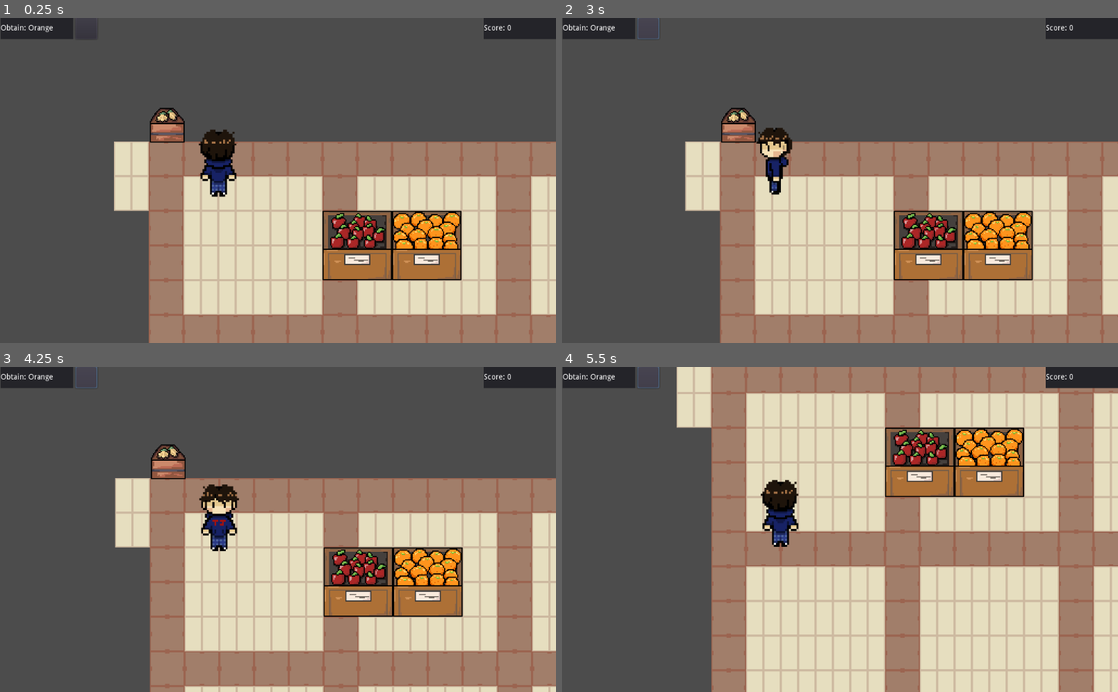
Above: before the commit, frames 1-4 (two rows, left to right).
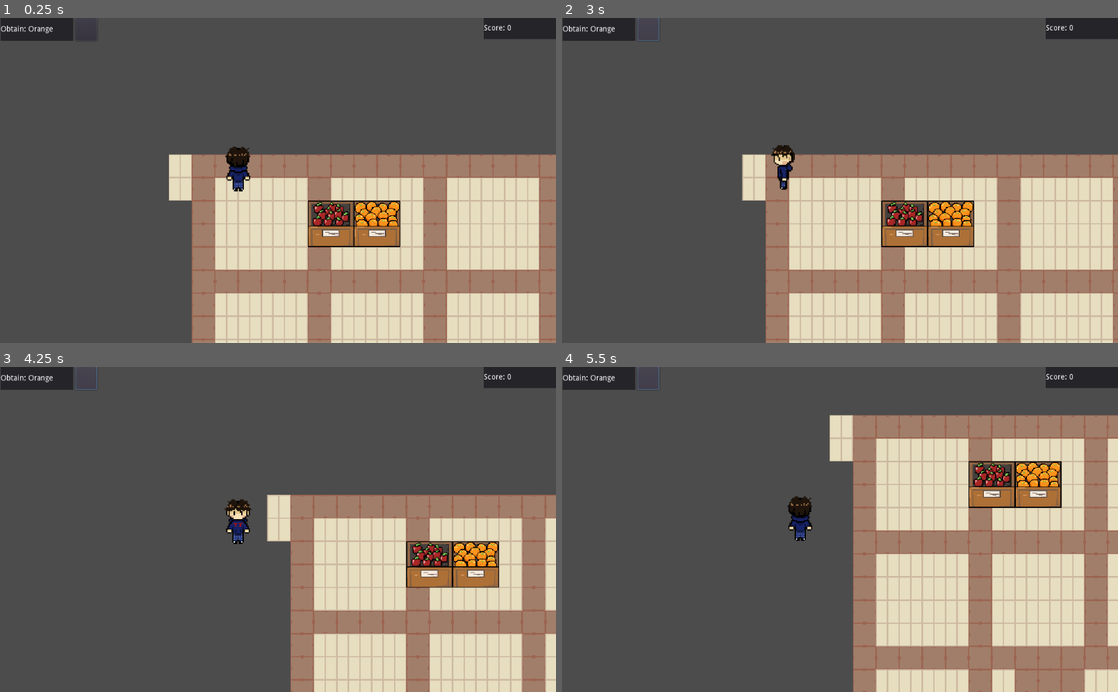
Above: after the commit, the same moments.

Repository: ygda-org/summer23
Game: Godot game, scene res://Areas/World.tscn
Same seed, same stepped clock (60 frames per second), same inputs: the game is played once before the commit and once after it.
Inputs (mouse positions are in pixels of both pictures, inside the frame that each line leads up to):
- Up to frame 1 (0.25 s): no input
- Up to frame 2 (3 s): click (650, 27) at 0.5 s; click (573, 27) at 1.25 s; click (650, 27) at 2 s; tap Enter at 2.75 s; hold A (a) from 2.78 s (still down)
- Up to frame 3 (4.25 s): tap D (d) at 3.05, 3.6 s; release A (a) at 3.53 s; tap S (s) at 3.8 s
- Up to frame 4 (5.5 s): hold S (s) 4.28-5.03 s; tap W (w) at 4.55, 5.1 s; tap E (e, bound only after the commit) at 5.3 s

The runs differ from the first frame. In frame 1, 34% of the frame differs, in the area x 0-100%, y 1-100%; in frame 2, 33%; in frame 3, 41%; in frame 4, 60%, in the area x 0-100%, y 0-100%.

Commit message:
labels and press e

Diff:
--- a/Areas/World.tscn
+++ b/Areas/World.tscn
@@ -19,7 +19,7 @@
 tile_data = PoolIntArray( 196607, 0, 0, 131072, 1, 0, 131073, 1, 0, 131074, 1, 0, 131075, 1, 0, 131076, 1, 0, 131077, 1 …(3767 unchanged characters)…
 
 [node name="Banana" parent="." instance=ExtResource( 1 )]
-position = Vector2( 17, 50 )
+position = Vector2( 597, 103 )
 
 [node name="Apple" parent="." instance=ExtResource( 2 )]
 position = Vector2( 192, 160 )
--- a/Interface.tscn
+++ b/Interface.tscn
@@ -25,12 +25,12 @@
 script = ExtResource( 2 )
 
 [node name="HBoxContainer" type="HBoxContainer" parent="."]
-margin_right = 151.0
-margin_bottom = 27.0
+margin_right = 178.0
+margin_bottom = 43.0
 
 [node name="Objective" type="Panel" parent="HBoxContainer"]
 margin_right = 134.0
-margin_bottom = 40.0
+margin_bottom = 43.0
 rect_min_size = Vector2( 134, 40 )
 script = ExtResource( 1 )
 
@@ -46,7 +46,7 @@
 [node name="ObjectiveButton" type="Button" parent="HBoxContainer"]
 margin_left = 138.0
 margin_right = 178.0
-margin_bottom = 40.0
+margin_bottom = 43.0
 rect_min_size = Vector2( 40, 40 )
 script = ExtResource( 3 )
 
--- a/Player.tscn
+++ b/Player.tscn
@@ -152,6 +152,7 @@
 
 [node name="Player" type="KinematicBody2D"]
 position = Vector2( 48, 14 )
+z_index = 1
 script = ExtResource( 2 )
 
 [node name="CollisionShape2D" type="CollisionShape2D" parent="."]
@@ -161,12 +162,14 @@
 [node name="AnimatedSprite" type="AnimatedSprite" parent="."]
 position = Vector2( -47, -16 )
 scale = Vector2( 0.216789, 0.226758 )
+z_index = 1
 frames = SubResource( 18 )
 animation = "idleUp"
 
 [node name="Camera2D" type="Camera2D" parent="."]
+z_index = -1
 current = true
-zoom = Vector2( 0.5, 0.5 )
+zoom = Vector2( 0.75, 0.75 )
 smoothing_enabled = true
 
 [node name="CanvasLayer" type="CanvasLayer" parent="Camera2D"]
--- a/food scenes/Banana.tscn
+++ b/food scenes/Banana.tscn
@@ -1,31 +1,11 @@
-[gd_scene load_steps=5 format=2]
+[gd_scene load_steps=3 format=2]
 
-[ext_resource path="res://Assets/banana.png" type="Texture" id=1]
-[ext_resource path="res://food scenes/BananaHitBox.gd" type="Script" id=2]
+[ext_resource path="res://food scenes/FoodParent.tscn" type="PackedScene" id=1]
+[ext_resource path="res://Assets/banana.png" type="Texture" id=2]
 
-[sub_resource type="RectangleShape2D" id=2]
-extents = Vector2( 33, 32 )
+[node name="Banana" instance=ExtResource( 1 )]
 
-[sub_resource type="RectangleShape2D" id=1]
-extents = Vector2( 16, 16 )
-
-[node name="Banana" type="Node2D" groups=["fruit"]]
-
-[node name="Sprite" type="Sprite" parent="."]
-position = Vector2( 0, -1 )
-texture = ExtResource( 1 )
-
-[node name="BananaHitBox" type="Area2D" parent="."]
-script = ExtResource( 2 )
-
-[node name="CollisionShape2D" type="CollisionShape2D" parent="BananaHitBox"]
-position = Vector2( 0, -2 )
-shape = SubResource( 2 )
-
-[node name="StaticBody2D" type="StaticBody2D" parent="."]
-position = Vector2( 0, -1 )
-
-[node name="CollisionShape2D" type="CollisionShape2D" parent="StaticBody2D"]
-shape = SubResource( 1 )
-
-[connection signal="body_entered" from="BananaHitBox" to="BananaHitBox" method="_on_BananaHitBox_body_entered"]
+[node name="Banana" type="Sprite" parent="StaticBody2D" index="1"]
+position = Vector2( -4.76837e-07, 1.5 )
+scale = Vector2( 2, 1.96875 )
+texture = ExtResource( 2 )
--- a/food scenes/BananaHitBox.gd
+++ b/food scenes/BananaHitBox.gd
@@ -4,22 +4,33 @@
 # Declare member variables here. Examples:
 # var a = 2
 # var b = "text"
-
+var inreach = false
+var player
 
 # Called when the node enters the scene tree for the first time.
 func _ready():
+	get_parent().find_node("Panel").visible = false
+	get_parent().find_node("Name").set_text(get_parent().name)
 	pass # Replace with function body.
 
 
 # Called every frame. 'delta' is the elapsed time since the previous frame.
 #func _process(delta):
 #	pass
-
+func _process(delta):
+	if(inreach == true && Input.is_action_just_pressed("e")):
+			var ScoreText = player.find_node("ScoreText")
+			if(player.find_node("Objective").getCurFruit() == get_parent().name):
+				ScoreText.increaseScore()
+				player.find_node("Objective").newFruit()
 
 func _on_BananaHitBox_body_entered(body):
 	if("Player" in body.name):# Replace with function body.
-		var fruit = body.find_node("Objective").getCurFruit()
-		if(fruit == get_parent().name):
-			var ScoreText = body.find_node("ScoreText")
-			ScoreText.increaseScore()
-			body.find_node("Objective").newFruit()
+		player = body
+		get_parent().find_node("Panel").visible = true
+		inreach = true
+
+func _on_BananaHitBox_body_exited(body):
+	if("Player" in body.name):
+		get_parent().find_node("Panel").visible = false
+		inreach = false # Replace with function body.
--- a/food scenes/FoodParent.tscn
+++ b/food scenes/FoodParent.tscn
@@ -3,25 +3,63 @@
 [ext_resource path="res://food scenes/BananaHitBox.gd" type="Script" id=1]
 
 [sub_resource type="RectangleShape2D" id=2]
-extents = Vector2( 45.5, 42.5 )
+extents = Vector2( 38, 36 )
 
 [sub_resource type="RectangleShape2D" id=1]
-extents = Vector2( 32, 32 )
+extents = Vector2( 32, 22.5 )
 
-[node name="Banana" type="Node2D"]
+[node name="Food" type="Node2D"]
 
 [node name="BananaHitBox" type="Area2D" parent="."]
 script = ExtResource( 1 )
 
 [node name="CollisionShape2D" type="CollisionShape2D" parent="BananaHitBox"]
-position = Vector2( -0.5, -1.5 )
+position = Vector2( 0, -2 )
 shape = SubResource( 2 )
 
 [node name="StaticBody2D" type="StaticBody2D" parent="."]
 position = Vector2( 0, -1 )
 
 [node name="CollisionShape2D" type="CollisionShape2D" parent="StaticBody2D"]
-position = Vector2( 0, 1 )
+position = Vector2( 0, -8.5 )
 shape = SubResource( 1 )
 
+[node name="Control" type="Control" parent="."]
+anchor_left = 0.5
+anchor_top = 0.5
+anchor_right = 0.5
+anchor_bottom = 0.5
+margin_left = -24.0
+margin_top = -12.0
+margin_right = 25.0
+margin_bottom = 27.0
+
+[node name="Panel" type="Panel" parent="Control"]
+anchor_right = 1.0
+anchor_bottom = 1.0
+
+[node name="VBoxContainer" type="VBoxContainer" parent="Control/Panel"]
+anchor_left = 0.5
+anchor_top = 1.0
+anchor_right = 0.5
+anchor_bottom = 1.0
+margin_left = -24.5
+margin_top = -39.0
+margin_right = 24.5
+
+[node name="Name" type="Label" parent="Control/Panel/VBoxContainer"]
+margin_right = 49.0
+margin_bottom = 14.0
+align = 1
+valign = 1
+
+[node name="Label" type="Label" parent="Control/Panel/VBoxContainer"]
+margin_top = 18.0
+margin_right = 49.0
+margin_bottom = 32.0
+text = "E"
+align = 1
+valign = 1
+
 [connection signal="body_entered" from="BananaHitBox" to="BananaHitBox" method="_on_BananaHitBox_body_entered"]
+[connection signal="body_exited" from="BananaHitBox" to="BananaHitBox" method="_on_BananaHitBox_body_exited"]
--- a/project.godot
+++ b/project.godot
@@ -40,6 +40,11 @@
 "events": [ Object(InputEventKey,"resource_local_to_scene":false,"resource_name":"","device":0,"alt":false,"shift":false,"control":false,"meta":false,"command":false,"pressed":false,"scancode":0,"physical_scancode":68,"unicode":0,"echo":false,"script":null)
  ]
 }
+e={
+"deadzone": 0.5,
+"events": [ Object(InputEventKey,"resource_local_to_scene":false,"resource_name":"","device":0,"alt":false,"shift":false,"control":false,"meta":false,"command":false,"pressed":false,"scancode":0,"physical_scancode":69,"unicode":0,"echo":false,"script":null)
+ ]
+}
 
 [physics]
 
